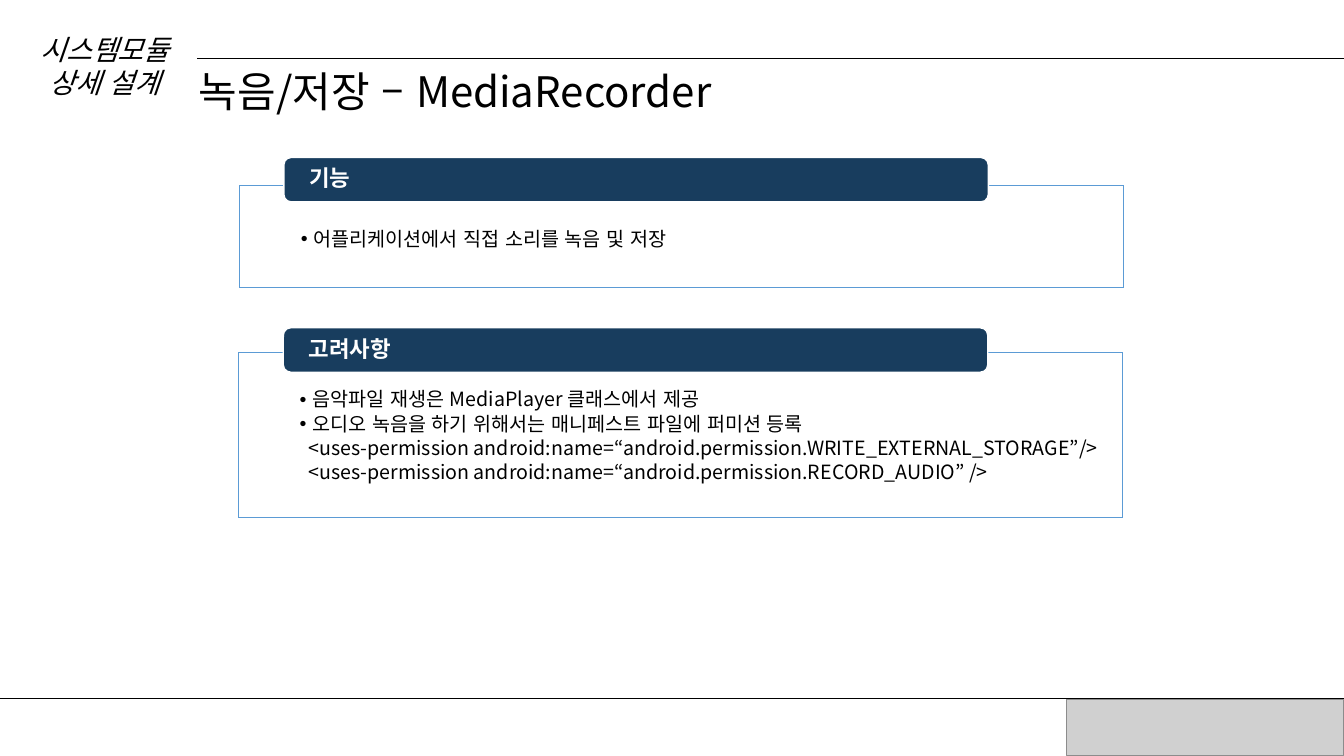
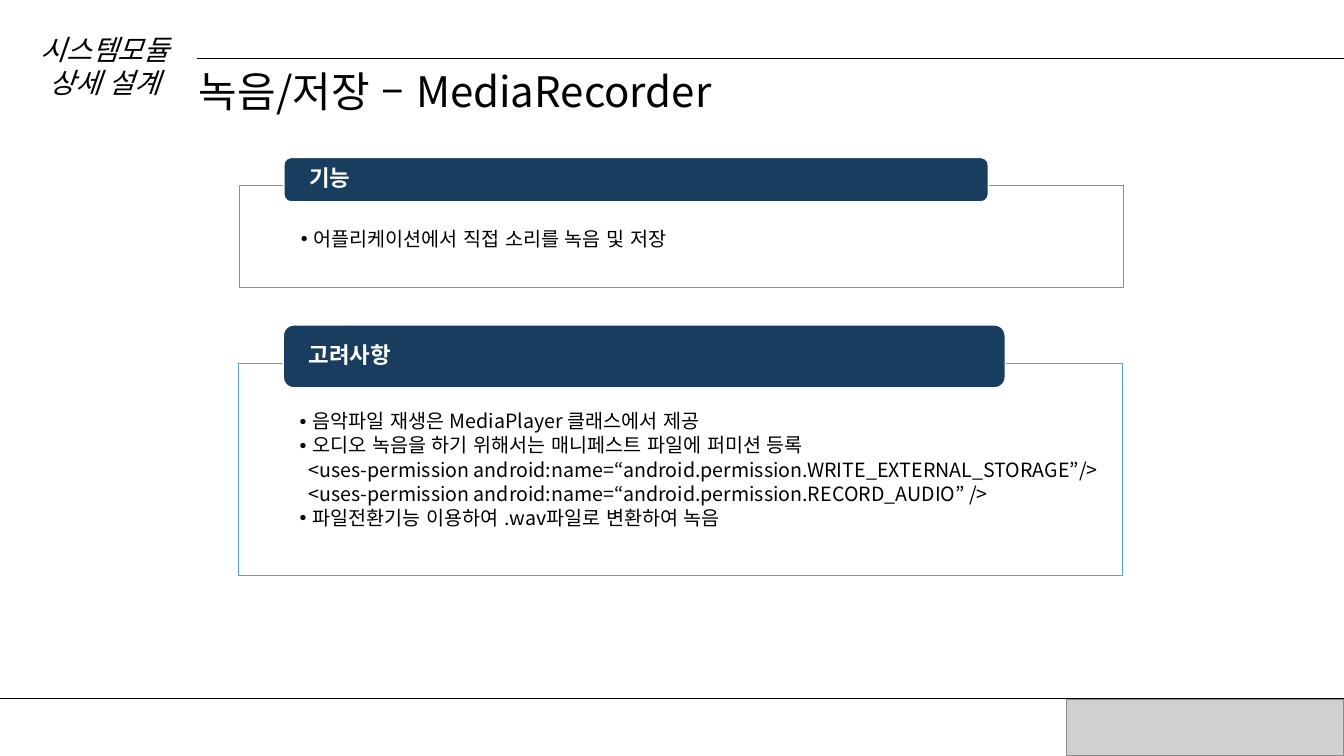
Before and after one commit to MaHyunMin/Capstone, a slide deck: slide 14 of 설계서4-9(마현민, 김무중).pptx (slide 12 before the commit). Drawn at 1344x756 pixels with LibreOffice and Linux fonts; fonts in the diff are those of the drawing; grey boxes stand for pictures. Boxes give left, top, right and bottom in pixels: in the first picture for what was removed or moved away, otherwise in the second. Text is boxed around its words. In the diff, an @@ line names an element or a change of style, - is before the commit and + after.

```diff
--- a/설계서4-9(마현민, 김무중).pptx
+++ b/설계서4-9(마현민, 김무중).pptx
@@ rounded rectangle: place and size @@
-rounded rectangle at (283,328,988,372)
+rounded rectangle at (283,325,1005,387)
@@ text "고려사항": place and size @@
-text "고려사항" at (309,338,391,359)
+text "고려사항" at (309,344,391,365)
@@ text "음악파일 재생은 MediaPlayer 클래스에서 제공": place and size @@
-text "음악파일 재생은 MediaPlayer 클래스에서 제공" at (309,389,1098,484)
+text "음악파일 재생은 MediaPlayer 클래스에서 제공" at (309,411,1098,527)
@@ rectangle: place and size @@
-rectangle at (239,353,1123,518)
+rectangle at (239,364,1123,576)
@@ text at (312,505,720,527): paragraph added @@
+  •• 파일전환기능 이용하여 .wav파일로 변환하여 녹음
```
Also in this commit, not shown: 7 other slides changed, 4 slides added, 2 slides removed, 2 other files.
